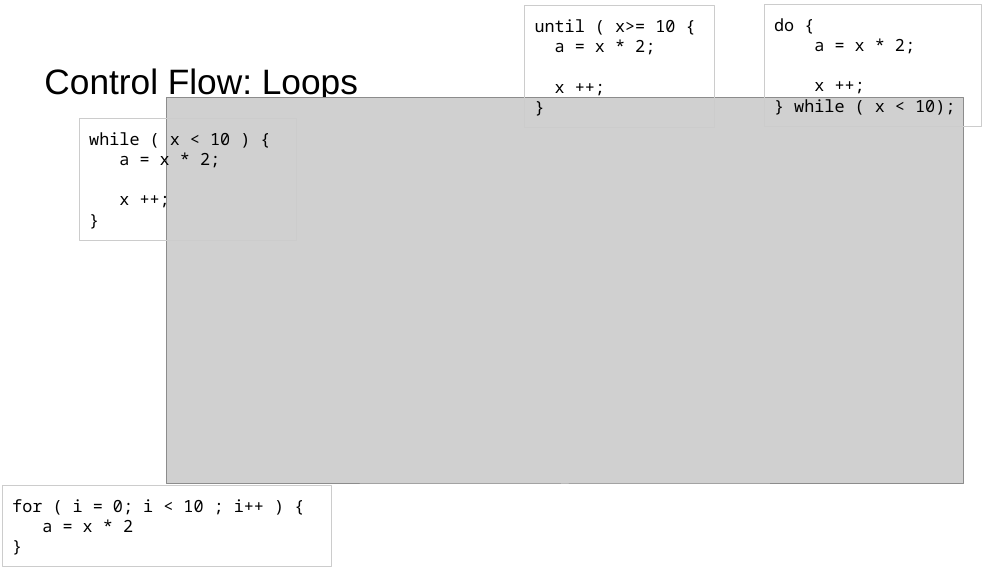
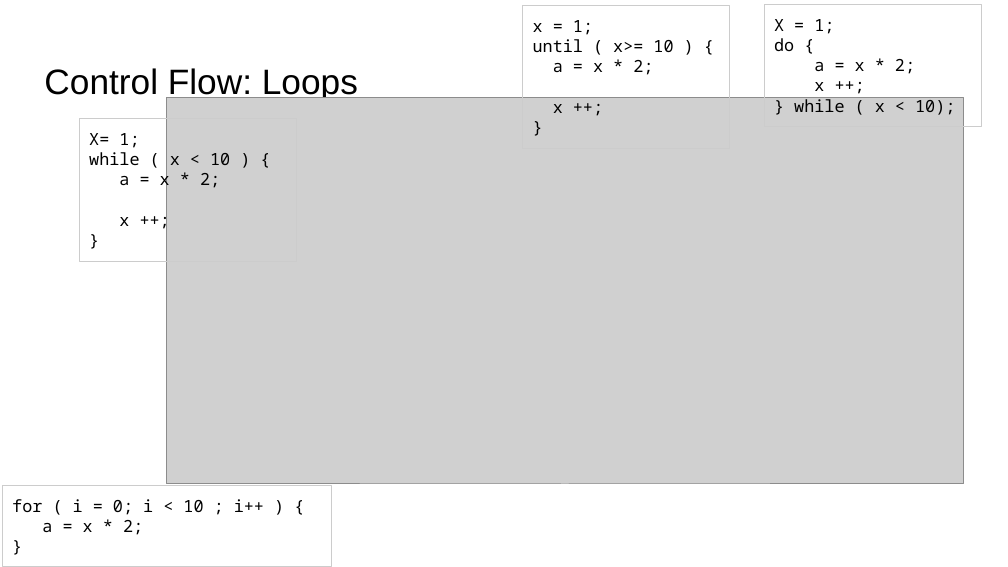
Before and after one commit to sgarcia0206/comp122-f23, a slide deck: slide 10 of assembly-programming/slide_presentations/.hidden/intro_control_flow.pptx. Drawn at 1008x567 pixels with LibreOffice and Linux fonts; fonts in the diff are those of the drawing; grey boxes stand for pictures. Boxes give left, top, right and bottom in pixels: in the first picture for what was removed or moved away, otherwise in the second. Text is boxed around its words. In the diff, an @@ line names an element or a change of style, - is before the commit and + after.

```diff
--- a/assembly-programming/slide_presentations/.hidden/intro_control_flow.pptx
+++ b/assembly-programming/slide_presentations/.hidden/intro_control_flow.pptx
@@ rectangle "x = 1;": place and size @@
-rectangle "x = 1;" at [524, 6, 715, 128]
+rectangle "x = 1;" at [522, 6, 729, 148]
@@ text in rectangle at [533, 20, 673, 75]: text changed @@
-until ( x>= 10 {
-a = x * 2;
+x = 1;
+until ( x>= 10 ) {
+a = x * 2;
@@ text in rectangle at [774, 19, 834, 51]: text changed @@
-do {
+X = 1;
+do {
@@ rectangle "X= 1;": place and size @@
-rectangle "X= 1;" at [80, 119, 297, 241]
+rectangle "X= 1;" at [80, 119, 297, 261]
@@ text in rectangle at [89, 133, 139, 148]: paragraph added @@
+X= 1;
@@ text in rectangle at [42, 520, 143, 535]: text changed @@
-a = x * 2
+a = x * 2;
```
Also in this commit, not shown: 3 other slides changed, 2 other files.
